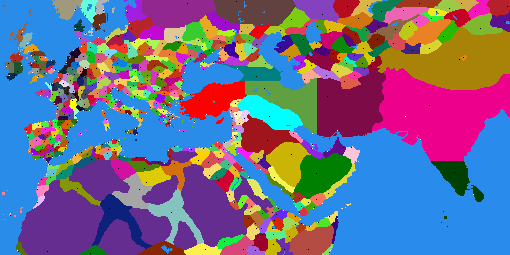
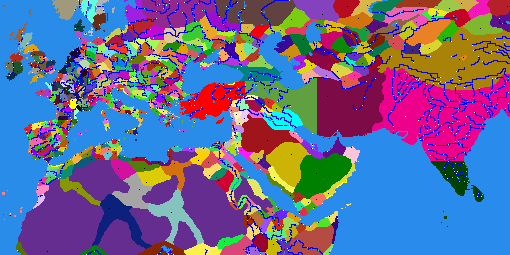
Layer changes from the first 510x255 image to the second:
showed "map_features_transparent", painted on it over (x1=3, y1=0, x2=510, y2=255)
painted on "map_regions" over (x1=237, y1=95, x2=294, y2=126)
